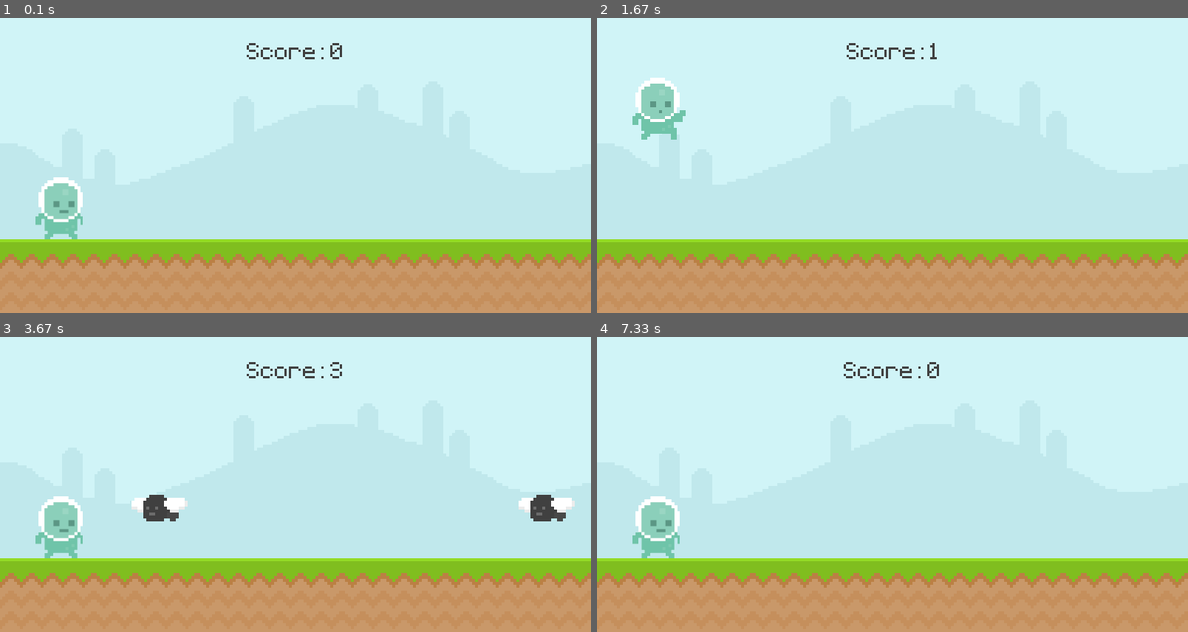
Above: before the commit, frames 1-4 (two rows, left to right).
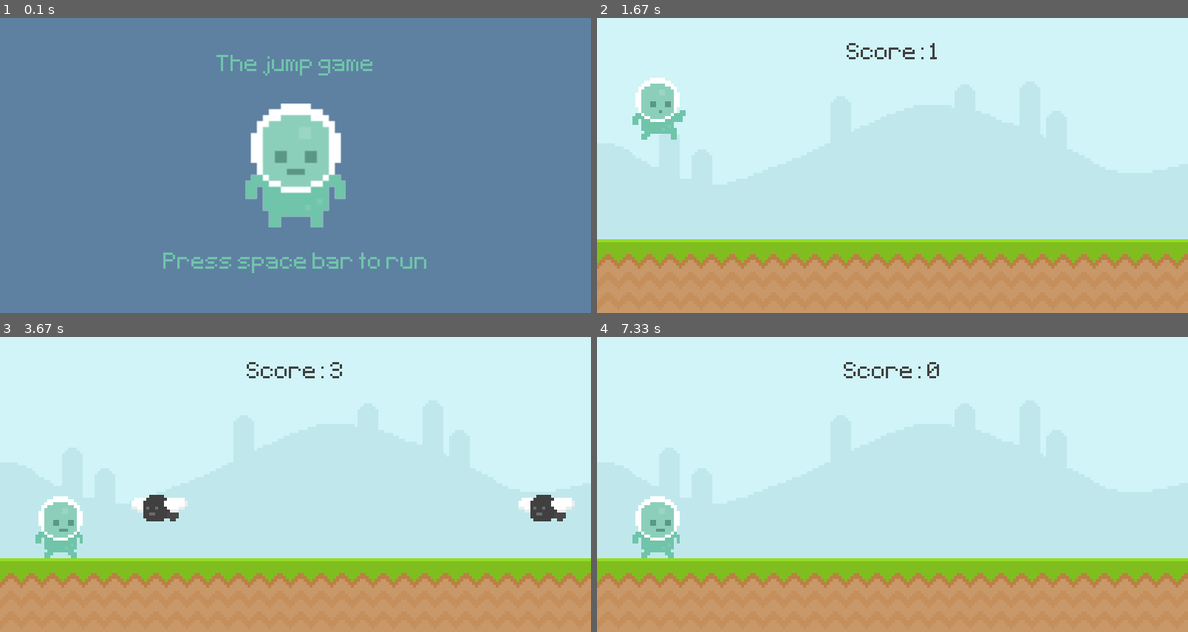
Above: after the commit, the same moments.

Repository: luron-tristan/pygame_intro
Game: pygame game, started from index.py
Same seed, same stepped clock (60 frames per second), same inputs: the game is played once before the commit and once after it.
Inputs:
- Up to frame 1 (0.1 s): no input
- Up to frame 2 (1.67 s): tap Space at 0.33 s; hold Up 0.67-1.13 s; hold Down 1.17-1.47 s; hold Up from 1.5 s (still down)
- Up to frame 3 (3.67 s): release Up at 1.87 s; hold Up 2.3-2.6 s; hold Up 2.97-3.33 s
- Up to frame 4 (7.33 s): tap Space at 4.1, 7.03 s; hold Up 4.77-5.13 s; hold Down 5.17-5.53 s; hold Up 5.57-5.87 s; hold Up 6.23-6.6 s

The runs differ from the first frame. In frame 1, 100% of the frame differs, in the area x 0-100%, y 0-100%; in frame 2, nothing differs; in frame 3, 0.1%; in frame 4, 0.1%.

Commit message:
add music and improve crouch animation

Diff:
--- a/index.py
+++ b/index.py
@@ -17,10 +17,14 @@
     self.gravity = 0
     self.crouch = False
 
+    self.jump_sound = pygame.mixer.Sound("audio/jump.mp3")
+    self.jump_sound.set_volume(0.2)
+
   def player_input(self):
     keys = pygame.key.get_pressed()
     if keys[pygame.K_UP] and self.rect.bottom >= GROUND_Y:
       self.gravity = -20
+      self.jump_sound.play()
     if keys[pygame.K_DOWN] and self.rect.bottom >= GROUND_Y:
       self.crouch = True
     else:
@@ -40,9 +44,9 @@
       if self.player_index >= len(self.player_walk): self.player_index = 0
       image = self.player_walk[int(self.player_index)]
       if self.crouch:
-        self.image = pygame.transform.rotozoom(image, 0, 0.5)
+        self.image = pygame.transform.scale_by(image, (1, 0.5))
       else:
-        self.image = pygame.transform.rotozoom(image, 0, 1)
+        self.image = pygame.transform.scale_by(image, 1)
 
       self.rect = self.image.get_rect(midbottom = (80, GROUND_Y))
 
@@ -141,9 +145,12 @@
 clock = pygame.time.Clock()
 test_font = pygame.font.Font("font/Pixeltype.ttf", 50)
 
-game_active = True
+game_active = False
 start_time = 0
 score = 0
+bg_music = pygame.mixer.Sound("audio/music.wav")
+bg_music.set_volume(0.4)
+bg_music.play(loops = -1)
 
 # Groups
 player = pygame.sprite.GroupSingle()
@@ -219,7 +226,7 @@
       #     player_gravity = -20
 
       if event.type == obstacle_timer:
-        obstacle_group.add(Obstacle(choice(['fly', 'snail', 'snail', 'snail'])))
+        obstacle_group.add(Obstacle(choice(['fly', 'snail', 'snail'])))
         # if randint(0, 2):
         #   obstacle_rect_list.append(snail_surf.get_rect(midbottom=(randint(900, 1100), GROUND_Y)))
         # else:
@@ -276,6 +283,7 @@
     # obstacle_rect_list.clear()
     # player_rect.midbottom = (80, GROUND_Y)
     # player_gravity = 0
+    player.sprite.gravity = 0
 
     score_message = test_font.render(f"Your score: {score}", False, (111, 196, 169))
     score_message_rect = score_message.get_rect(midbottom= (SCREEN_WIDTH / 2, SCREEN_HEIGHT - 50))
@@ -291,3 +299,4 @@
 # cancel jump on start
 # increase speed as score highens
 # make obstacles speed varying
+# add volume control button (on/off or 0-100)
Not shown, added: audio/jump.mp3
